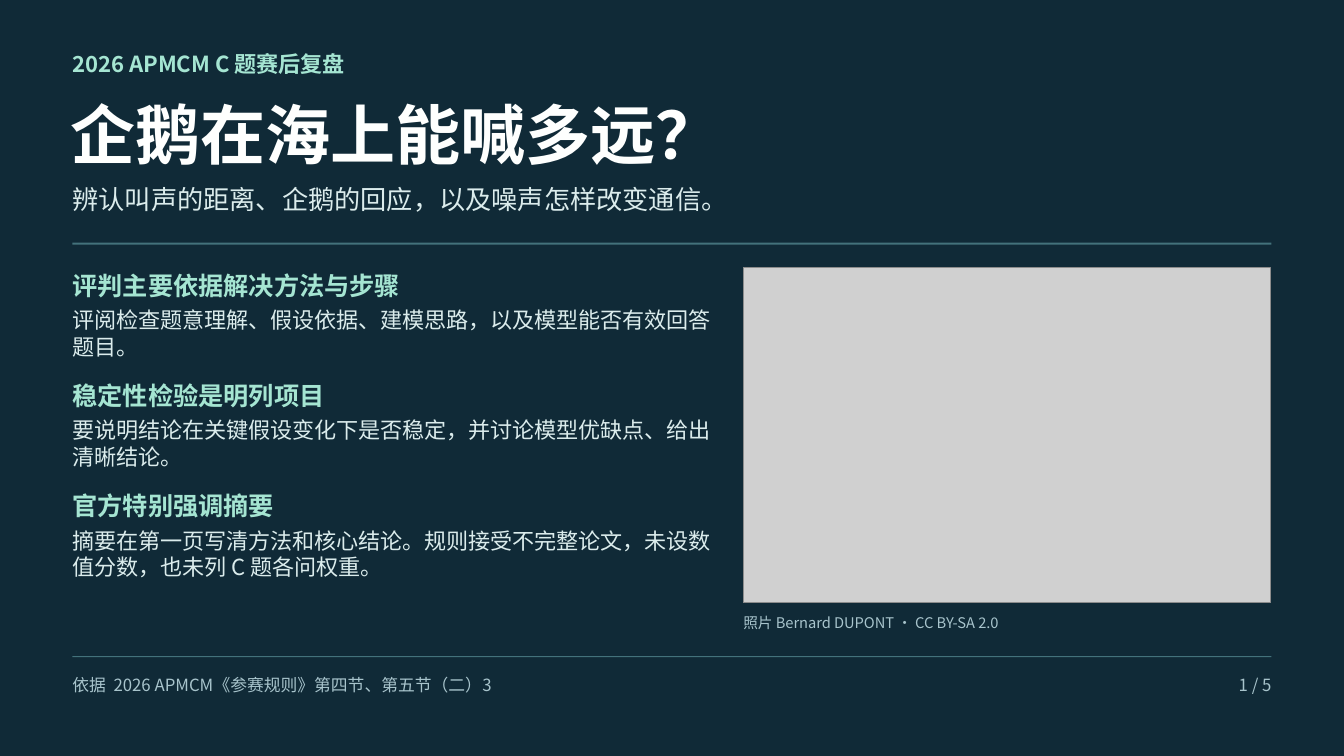
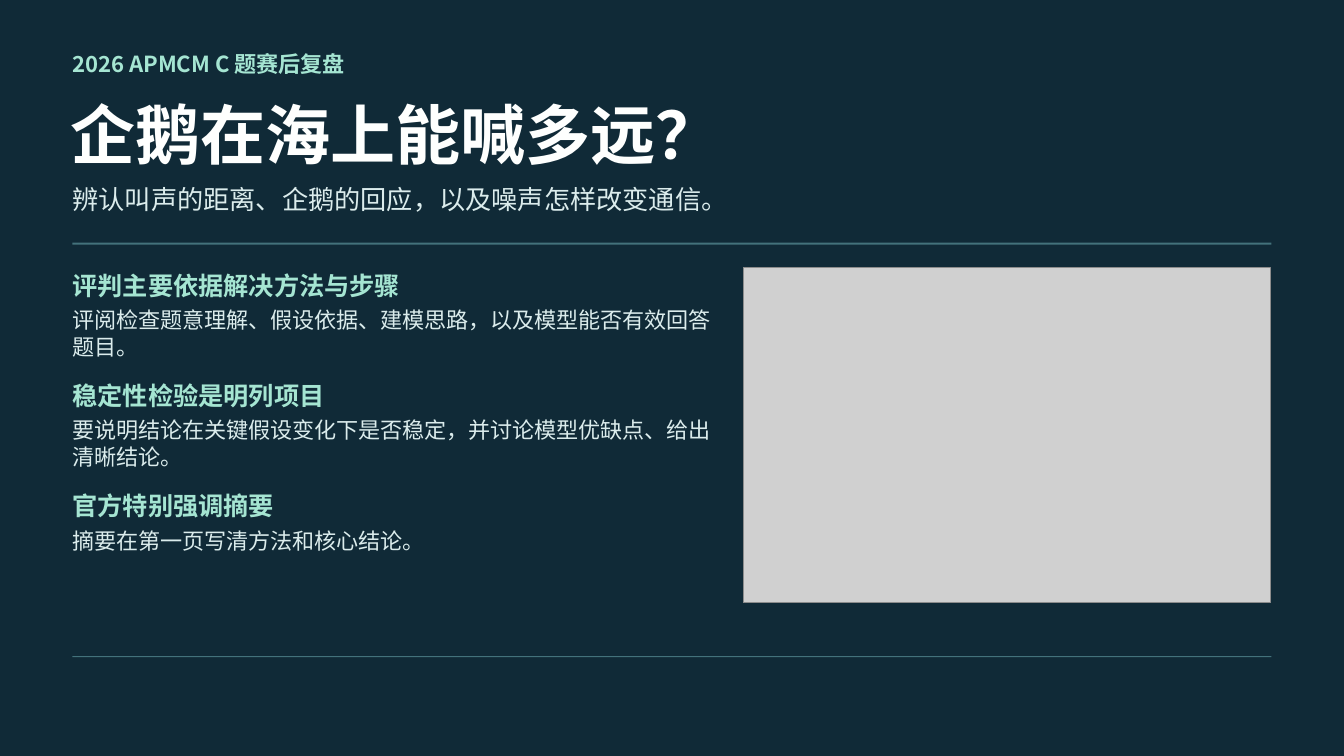
Before and after one commit to quanliangwen/1, a slide deck: slide 1 of APMCM/2026-C/APMCM-2026-C-Review-Guide.pptx. Drawn at 1344x756 pixels with LibreOffice and Linux fonts; fonts in the diff are those of the drawing; grey boxes stand for pictures. Boxes give left, top, right and bottom in pixels: in the first picture for what was removed or moved away, otherwise in the second. Text is boxed around its words. In the diff, an @@ line names an element or a change of style, - is before the commit and + after.

```diff
--- a/APMCM/2026-C/APMCM-2026-C-Review-Guide.pptx
+++ b/APMCM/2026-C/APMCM-2026-C-Review-Guide.pptx
@@ text at (x1=72, y1=530, x2=424, y2=551): text changed @@
-摘要在第一页写清方法和核心结论。规则接受不完整论文，未设数值分数，也未列 C 题各问权重。
+摘要在第一页写清方法和核心结论。
@@ text removed at (x1=743, y1=615, x2=998, y2=629) @@
-照片 Bernard DUPONT · CC BY-SA 2.0
@@ text removed at (x1=72, y1=677, x2=492, y2=693) @@
-依据 2026 APMCM《参赛规则》第四节、第五节（二）3
@@ text removed at (x1=1239, y1=678, x2=1271, y2=691) @@
-1 / 5
```
Also in this commit, not shown: 4 other slides changed.
